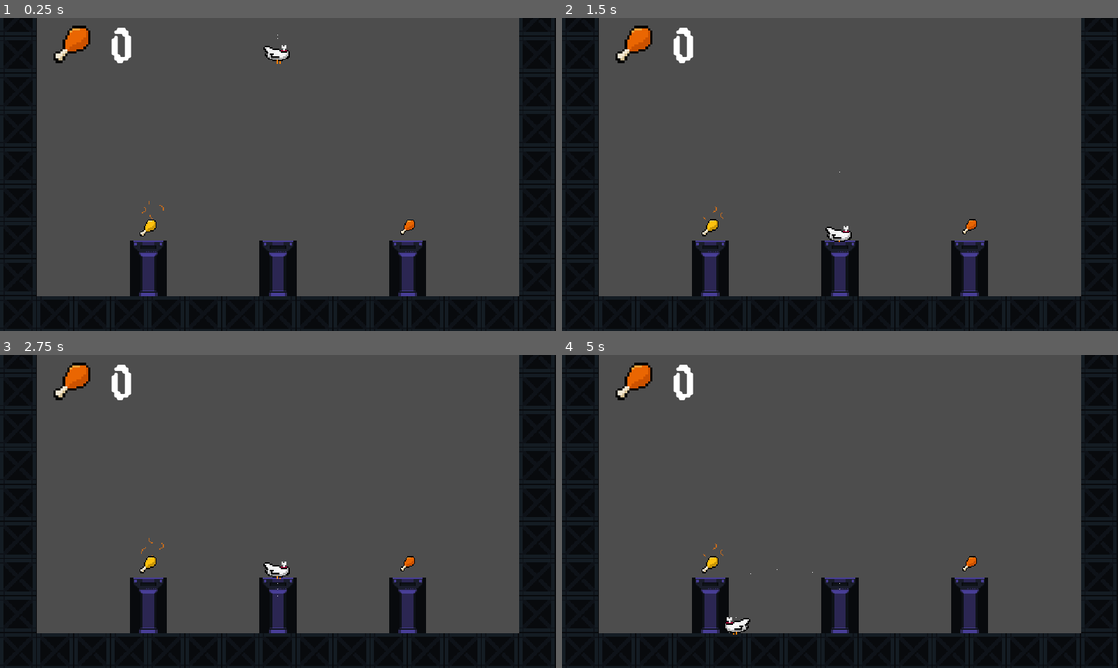
Above: before the commit, frames 1-4 (two rows, left to right).
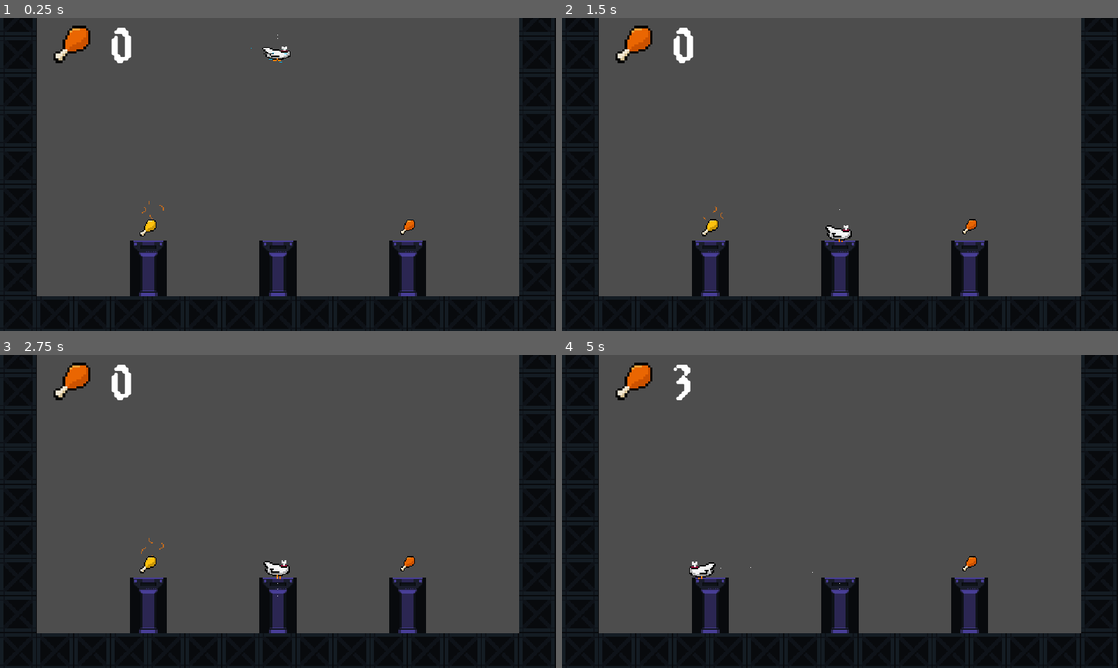
Above: after the commit, the same moments.

Repository: teo-clerk/CHICKHEAD
Game: Godot game, scene res://Scenes/mapa_prueba.tscn
The game is run twice, just before and just after one commit, with the same random seed, the same clock (stepped at 60 frames per second) and the same inputs.
Inputs (mouse positions are in pixels of both pictures, inside the frame that each line leads up to):
- Up to frame 1 (0.25 s): no input
- Up to frame 2 (1.5 s): move the mouse to (962, 158) at 0.52 s; hold Space (espai, bound only after the commit) 0.53-1.28 s; move the mouse to (728, 190) at 1.27 s; click (728, 190) at 1.35 s
- Up to frame 3 (2.75 s): tap Space (espai, bound only after the commit) at 1.55 s; move the mouse to (333, 442) at 2.02 s; hold Space (espai, bound only after the commit) from 2.03 s (still down)
- Up to frame 4 (5 s): move the mouse to (812, 574) at 2.77 s; release Space (espai, bound only after the commit) at 2.78 s; tap Space (espai, bound only after the commit) at 2.85, 3.8, 4.35 s; move the mouse to (1006, 558) at 3.52 s; press the mouse at (1006, 558) at 3.53 s; move the mouse to (673, 464) at 4.27 s; release the mouse at (673, 464) at 4.28 s

The runs differ from the first frame. In frame 1, less than 0.1% of the frame differs, in the area x 45-53%, y 8-15%; in frame 2, 0.1%; in frame 3, 0.1%; in frame 4, 0.6%, in the area x 20-39%, y 3-90%.

Commit message:
volar i animacions de volar i disparar

Diff:
--- a/Scenes/jugador.tscn
+++ b/Scenes/jugador.tscn
@@ -359,9 +359,10 @@
 texture_filter = 1
 scale = Vector2(0.585, 0.585)
 sprite_frames = SubResource("SpriteFrames_ncwe4")
-animation = &"normal"
+animation = &"planejant"
 autoplay = "normal"
-frame_progress = 0.19608
+frame = 3
+frame_progress = 0.82162
 
 [node name="CollisionShape2D" type="CollisionShape2D" parent="."]
 position = Vector2(0, 8)
--- a/Scripts/Jugador.gd
+++ b/Scripts/Jugador.gd
@@ -21,6 +21,16 @@
 	if Input.is_action_just_pressed('Click'):
 		posi = get_viewport().get_mouse_position()
 	# Add the gravity.
+
+	if Input.is_action_pressed('espai') and is_on_floor() == false:
+		gravity = 300
+		$AnimatedSprite2D.play('planejant')
+	elif is_on_floor() == false:
+		gravity = 980
+		$AnimatedSprite2D.play('movense_volant')
+	else:
+		$AnimatedSprite2D.play('normal')
+
 	if not is_on_floor():
 		#jugador.animation = "saltar"
 		velocity.y += gravity * delta
@@ -37,6 +47,7 @@
 			vpos *= 4
 		velocity = vpos
 		print(vpos)
+
 	if is_on_floor():
 		velocity.x = move_toward(velocity.x, 0, 40)
 
--- a/project.godot
+++ b/project.godot
@@ -31,6 +31,11 @@
 "events": [Object(InputEventMouseButton,"resource_local_to_scene":false,"resource_name":"","device":-1,"window_id":0,"a …(255 unchanged characters)…
 ]
 }
+espai={
+"deadzone": 0.5,
+"events": [Object(InputEventKey,"resource_local_to_scene":false,"resource_name":"","device":-1,"window_id":0,"alt_pressed":false,"shift_pressed":false,"ctrl_pressed":false,"meta_pressed":false,"pressed":false,"keycode":0,"physical_keycode":32,"key_label":0,"unicode":32,"echo":false,"script":null)
+]
+}
 
 [rendering]
 
